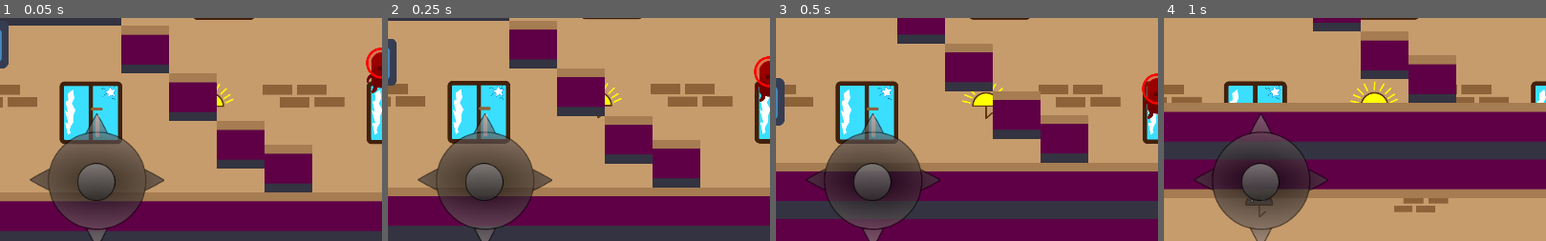
Above: before the commit, frames 1-4 (left to right).
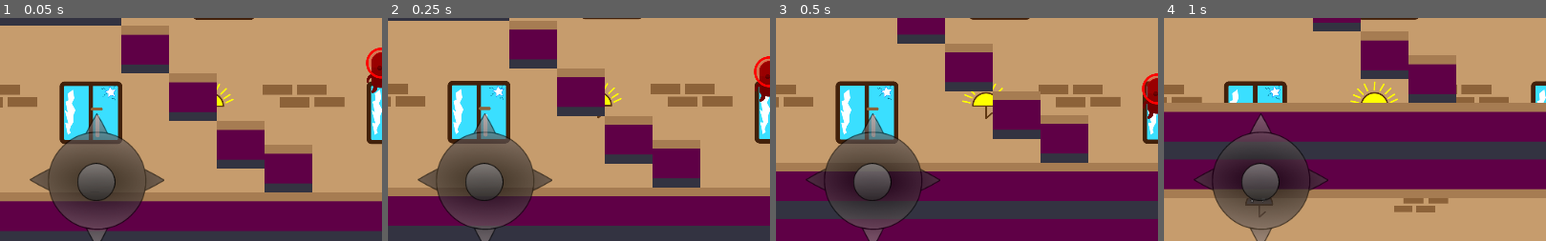
Above: after the commit, the same moments.

Repository: Tomisin127/Enigmatic-Games
Game: Godot game, scene res://scenes/level1.tscn
Two runs of this game, one before a commit and one after it. Both use one fixed random seed, a clock stepped at 60 frames per second and the inputs below. The engine's default icon, where the game draws it, is replaced by a stand-in: a white triangle on a blue panel in a dark square.
Inputs (mouse positions are % of the whole screen's width and height, from its top left):
- Up to frame 1 (0.05 s): no input
- Up to frame 2 (0.25 s): no input
- Up to frame 3 (0.5 s): no input
- Up to frame 4 (1 s): tap Enter (ui_accept) at 0.5 s; move the mouse to (72, 45) at 0.52 s; hold Right (ui_right) from 0.53 s (still down); hold Enter (ui_accept) from 0.53 s (still down); click (72, 45) at 0.67 s
The pictures show only the part of the screen within x 0-50%, y 42-92%; the shares and areas given below are measured in that part.

The runs differ from the first frame. In frame 1, 0.4% of the frame differs, in the area x 0-3%, y 3-23%; in frame 2, 0.5%; in frame 3, 0.5%, in the area x 0-3%, y 26-49%; in frame 4, nothing differs.

Commit message:
enemy spawn gems now
 some bug fixed, worked on player revive function

Diff:
--- a/heights_of_glory/heights_of_glory/scenes/enemy.tscn
+++ b/heights_of_glory/heights_of_glory/scenes/enemy.tscn
@@ -78,6 +78,9 @@
 [node name="collision" type="CollisionShape2D" parent="attack_area"]
 shape = SubResource( 3 )
 
+[node name="bubble_gem_container" type="Node" parent="."]
+
+[connection signal="area_entered" from="zombie" to="." method="_on_zombie_area_entered"]
 [connection signal="body_entered" from="zombie" to="." method="_on_zombie_body_entered"]
 [connection signal="timeout" from="bullet_ray/timer" to="." method="_on_timer_timeout"]
 [connection signal="timeout" from="flytimer" to="." method="_on_flytimer_timeout"]
--- a/heights_of_glory/heights_of_glory/scenes/gems.tscn
+++ b/heights_of_glory/heights_of_glory/scenes/gems.tscn
@@ -4,10 +4,10 @@
 [ext_resource path="res://icon.png" type="Texture" id=2]
 
 [sub_resource type="CircleShape2D" id=1]
-radius = 32.0375
+radius = 11.0375
 
 [sub_resource type="CircleShape2D" id=2]
-radius = 35.2004
+radius = 14.3336
 
 [node name="gems" type="RigidBody2D" groups=[
 "gems",
@@ -17,6 +17,7 @@
 script = ExtResource( 1 )
 
 [node name="Sprite" type="Sprite" parent="."]
+scale = Vector2( 0.4, 0.4 )
 texture = ExtResource( 2 )
 
 [node name="collision" type="CollisionShape2D" parent="."]
--- a/heights_of_glory/heights_of_glory/scenes/level1.tscn
+++ b/heights_of_glory/heights_of_glory/scenes/level1.tscn
@@ -95,9 +95,11 @@
 
 [node name="player" parent="." instance=ExtResource( 6 )]
 position = Vector2( 670, 390 )
+collision_mask = 1
 
 [node name="enemy" parent="." instance=ExtResource( 7 )]
 position = Vector2( 1124.22, 351.113 )
+collision_mask = 1
 
 [node name="box" parent="." instance=ExtResource( 8 )]
 position = Vector2( 921, 498.224 )
--- a/heights_of_glory/heights_of_glory/scenes/player.tscn
+++ b/heights_of_glory/heights_of_glory/scenes/player.tscn
@@ -46,7 +46,6 @@
 [node name="player_bullet_container" type="Node" parent="."]
 
 [node name="player_area" type="Area2D" parent="."]
-editor/display_folded = true
 
 [node name="collision" type="CollisionShape2D" parent="player_area"]
 position = Vector2( 0, 20 )
--- a/heights_of_glory/heights_of_glory/scenes/player_bullet.tscn
+++ b/heights_of_glory/heights_of_glory/scenes/player_bullet.tscn
@@ -5,7 +5,9 @@
 
 [sub_resource type="RectangleShape2D" id=1]
 
-[node name="player_bullet" type="Area2D"]
+[node name="player_bullet" type="Area2D" groups=[
+"player_bullet",
+]]
 script = ExtResource( 1 )
 
 [node name="Sprite" type="Sprite" parent="."]
--- a/heights_of_glory/heights_of_glory/scripts/Analog.gd
+++ b/heights_of_glory/heights_of_glory/scripts/Analog.gd
@@ -86,16 +86,6 @@
 
 func _on_Pressed(event):
 
-	#THIS CODE EMIT SIGNAL THAT WILL FLIP THE SPRITE ACCORDING TO THE MOVEMENT OF THE ANALOG
-	#IT WORKS BUT NOT PERFECTLY
-
-	#if event.get_position().x <270:
-		#emit_signal("flip_left")
-
-	#elif event.get_position().x >290:
-		#emit_signal("flip_right")
-
-
 	var eventPos = event.get_position()
 
 	if not eventPos or not eventPos.x or not eventPos.y:
--- a/heights_of_glory/heights_of_glory/scripts/enemy.gd
+++ b/heights_of_glory/heights_of_glory/scripts/enemy.gd
@@ -21,6 +21,7 @@
 
 onready var bullet = preload("res://scenes/enemy_bullet.tscn")
 onready var enemy_bullet_container = get_node("enemy_bullet_container")
+onready var bubble_gems = preload("res://scenes/gems.tscn")
 
 #raycast to detect collision
 onready var detect_floor_left = $detect_floor_left
@@ -33,6 +34,8 @@
 
 #boolean to check if box is colliding
 var box_collide:bool =false
+
+var enemy_health : int =1000
 
 func _ready():
 
@@ -103,6 +106,9 @@
 				translate(Vector2(dirx,diry) * get_physics_process_delta_time())
 				#print("attack area body is in player area")
 
+		#enemy is dead
+	enemy_death()
+
 	pass
 
 		#enemy shoot function
@@ -120,10 +126,53 @@
 	#pass # Replace with function body.
 
 
-
+func enemy_take_damage(hit:int):
+	if is_alive():
+		enemy_health -= hit
+		print("enemyhealth: ",enemy_health)
+	else:
+		return
+
+	pass
 
 #THIS FUNCTION IS NOT NECCESSARY , IT DOESNT AFFECT THE GAME BUT I DECIDED TO LEAVE IT
 #BECAUSE ITS COOL, LOL :)
+
+func is_alive()->bool:
+	return enemy_health >0
+
+	pass
+
+#zombie disintegrate after death
+func disintegrate():
+	#spawn gems upon enemy_death
+	randomize()
+	spawn_bubble_gem(rand_range(1,5))
+
+	set_physics_process(false)
+	print("enemy is dead")
+	enemy_health=0
+
+	$physics_collision.disabled=true
+	$attack_area/collision.disabled=true
+
+	$zombie.monitorable=false
+	$zombie.monitoring =false
+
+	$attack_area.monitorable=false
+	$attack_area.monitoring=false
+
+	#hide enemy
+	self.modulate=Color(1,1,1,0)
+
+	pass
+
+#check if player is dead, called in the physics process function
+func enemy_death():
+		#enemy is dead
+	if not is_alive():
+		disintegrate()
+	pass
 
 func enemy_jump_over_boxes(box_collision):
 	if box_collide==true:
@@ -139,9 +188,6 @@
 
 
 func _on_zombie_body_entered(body):
-
-	if body.is_in_group("player"):
-		print("eat player")
 
 	#if zombie body is in body of box
 	if body.is_in_group("box"):
@@ -172,3 +218,22 @@
 
 func _on_attack_area_body_entered(body):
 	pass # Replace with function body.
+
+
+func _on_zombie_area_entered(area):
+	#when the zombie is hit by the player_bullet
+	if area.is_in_group("player_bullet"):
+		print("kill enemy")
+		enemy_take_damage(global.player_damage_to_enemy)
+
+	pass # Replace with function body
+
+#enemy spawn gems upon enemy death
+func spawn_bubble_gem(amount):
+
+	for i in range(amount):
+		var bub = bubble_gems.instance()
+		$bubble_gem_container.add_child(bub)
+		bub.position = self.position
+
+	pass
--- a/heights_of_glory/heights_of_glory/scripts/global.gd
+++ b/heights_of_glory/heights_of_glory/scripts/global.gd
@@ -13,3 +13,5 @@
 var magnum_skills:int = 0
 
 var enemy_damage_to_player: int =200
+
+var player_damage_to_enemy:int =70
--- a/heights_of_glory/heights_of_glory/scripts/level1.gd
+++ b/heights_of_glory/heights_of_glory/scripts/level1.gd
@@ -1,4 +1,6 @@
 extends Node
+
+
 
 #load the player scene
 onready var playerSC = load("res://scenes/player.tscn")
@@ -11,9 +13,6 @@
 
 
 func _ready():
-	#connect the signal that will flip the sprite when the analogy is moved
-	$hud/CanvasLayer/Control/Analog.connect("flip_left",$player,"flip_sprite_left")
-	$hud/CanvasLayer/Control/Analog.connect("flip_right", $player, "flip_sprite_right")
 
 	#call the on spawn timeout, so that the gems can spawn on the screen
 	_on_gem_spawn_time_timeout()
@@ -25,11 +24,15 @@
 	$player.connect("sg_health_change",$hud,"health_change")
 
 	set_process(true)
+
+
 	pass
 
 func _process(delta):
 	#set the collected gems on the screen
 	$hud/CanvasLayer/Control/gems_collected.text=str(global.collected_gems)
+
+
 	pass
 
 	#function that spawns the gems
@@ -59,7 +62,7 @@
 	pass
 
 #revive the player to a initial position after the player dies
-func revive(pos : Vector2):
+func revive(pos : Vector2= Vector2(0,100)):
 	var player = playerSC.instance()
 	player.position = pos
 	add_child(player)
--- a/heights_of_glory/heights_of_glory/scripts/player.gd
+++ b/heights_of_glory/heights_of_glory/scripts/player.gd
@@ -1,4 +1,6 @@
 extends KinematicBody2D
+
+signal revive
 
 class_name player
 
@@ -56,7 +58,12 @@
 var on_boost_up:bool = true
 var is_shooting:bool = true
 
+var is_dead:bool = true
+
 func _ready() -> void:
+	#revive  the player after death, signal
+	connect("revive",self,"revive_player")
+
 	#this emits signal for the player to be moved by the joysick
 	get_parent().get_node('hud/CanvasLayer/Control/Analog').connect('move', self, '_on_JoystickMove')
 	get_parent().get_node('hud/CanvasLayer/Control/shoot_joystick').connect('shoot_signal', self, 'shoot_a')
@@ -113,7 +120,7 @@
 			is_shooting =false
 
 		#if the mana recharges when its low, enable shooting
-		elif global.mana>=5 :
+		elif player_mana>=5 :
 			is_shooting=true
 
 		shoot(is_shooting)
@@ -167,6 +174,10 @@
 
 	else:
 		GRAVITY=9.81
+
+	#if player is dead or alive
+	dead_or_alive()
+
 	pass
 
 #this function helps to know the exact tile the player is stepping on
@@ -226,34 +237,55 @@
 
 #this is the function that takes
 func take_damage(hit:int):
+
 	#Lazy
 	#clamp set a limit for the value
 	player_health = clamp((player_health - hit),0,5000)
 	emit_signal("sg_health_change",player_health)
 
+	#stagger animation can go here too
+
 	print(player_health)
 
+	pass
+
+
+#dead or alive function called in the processs function
+func dead_or_alive():
+
 	if is_alive():
-		#stagger animation can be here
+		#regenerate player health a little
 		player_health = min(player_health + player_health_regen * get_physics_process_delta_time()  ,100)
 
 	# player_dies
-	elif not is_alive():
-		die()
-
-	pass
-
-
-
-#player as died
-func die():
-
-	#a dead man cant be walking around, downside is that no gravity is also applied to the body
-	set_physics_process(false)
-	#plays death animation
-	#use yield to hold the method
-	emit_signal("sg_player_dead",position)
-	print("I AM THE PLAYER AND I HAVE DIED")
+	if not is_alive():
+		die(is_dead)
+
+	pass
+
+
+#player as died called in the dead or alive function
+func die(is_dead):
+	#player died
+	if is_dead==true:
+		#a dead man cant be walking around, downside is that no gravity is also applied to the body
+		set_physics_process(false)
+		#plays death animation
+		#use yield to hold the method
+		emit_signal("sg_player_dead",position)
+		print("I AM THE PLAYER AND I HAVE DIED")
+		#disable all collisions
+		$player_area.monitorable=false
+		$player_area.monitoring=false
+
+	$collision.disabled=true
+
+	#is the player as died but still have this revive signal, then it should revive the player
+	if is_dead or get_signal_list().has("revive"):
+		print("i am in here, can another")
+		set_physics_process(true)
+		emit_signal("revive")
+
 	pass
 
 func mana_delay_and_regenerate(change):
@@ -263,16 +295,15 @@
 
 	#when the player_mana is low, wait for 5 seconds and recharge the mana
 	elif player_mana <=5:
-		player_mana =0
 
 		#update wait_timer with delta(change)
 		wait_timer +=change
-		if wait_timer>5:
+		if wait_timer>1 and wait_timer < 5:
 			player_mana = min(player_mana + mana_regen * get_physics_process_delta_time(),100)
 			wait_timer=0
 
 
-		print(wait_timer)
+		#print(wait_timer)
 
 
 	if player_mana ==0:
@@ -318,15 +349,6 @@
 func _on_JoystickMove(vector):
 	joystickVector = vector
 
-
-#this function are emitted when the analog is flipped
-func flip_sprite_left():
-	print("function is emitted")
-	$sprite.flip_h=1
-	pass
-func flip_sprite_right():
-	$sprite.flip_h=0
-	pass
 
 func _on_player_area_area_entered(area):
 		#if the enemy is in the player area, the player takes damage
@@ -335,3 +357,20 @@
 		#it takes damage and kills the player
 		take_damage(global.enemy_damage_to_player)
 	pass # Replace with function body.
+
+func revive_from_death():
+	$collision.disabled=false
+	$player_area/collision.disabled =false
+	set_physics_process(true)
+	player_health=5000
+	_ready()
+
+	pass
+
+	#revive the player to this particular position in the function
+func revive_player(revive_pos:Vector2=Vector2(0,100)):
+	print("function emits")
+	revive_from_death()
+	self.position = revive_pos
+
+	pass
